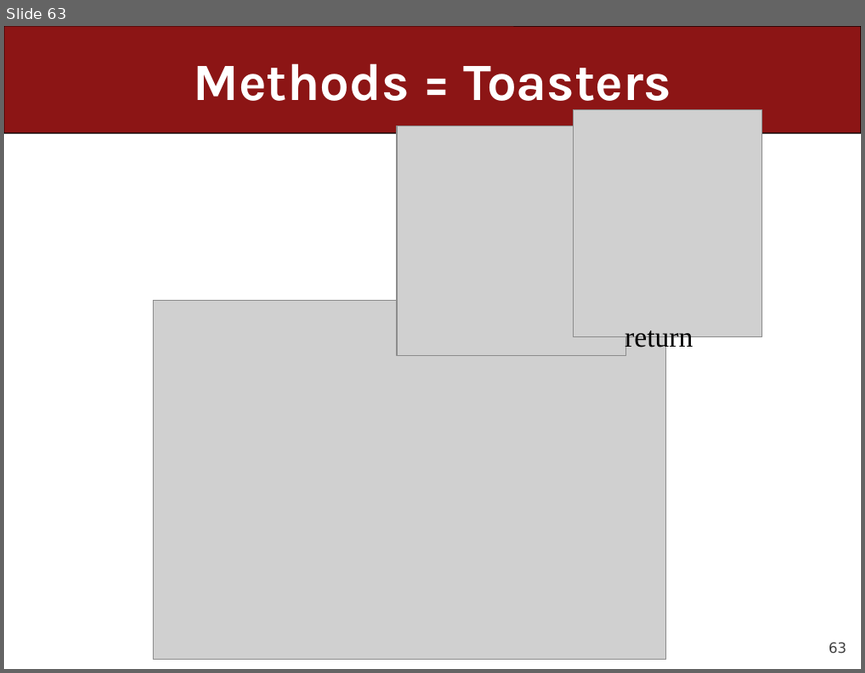
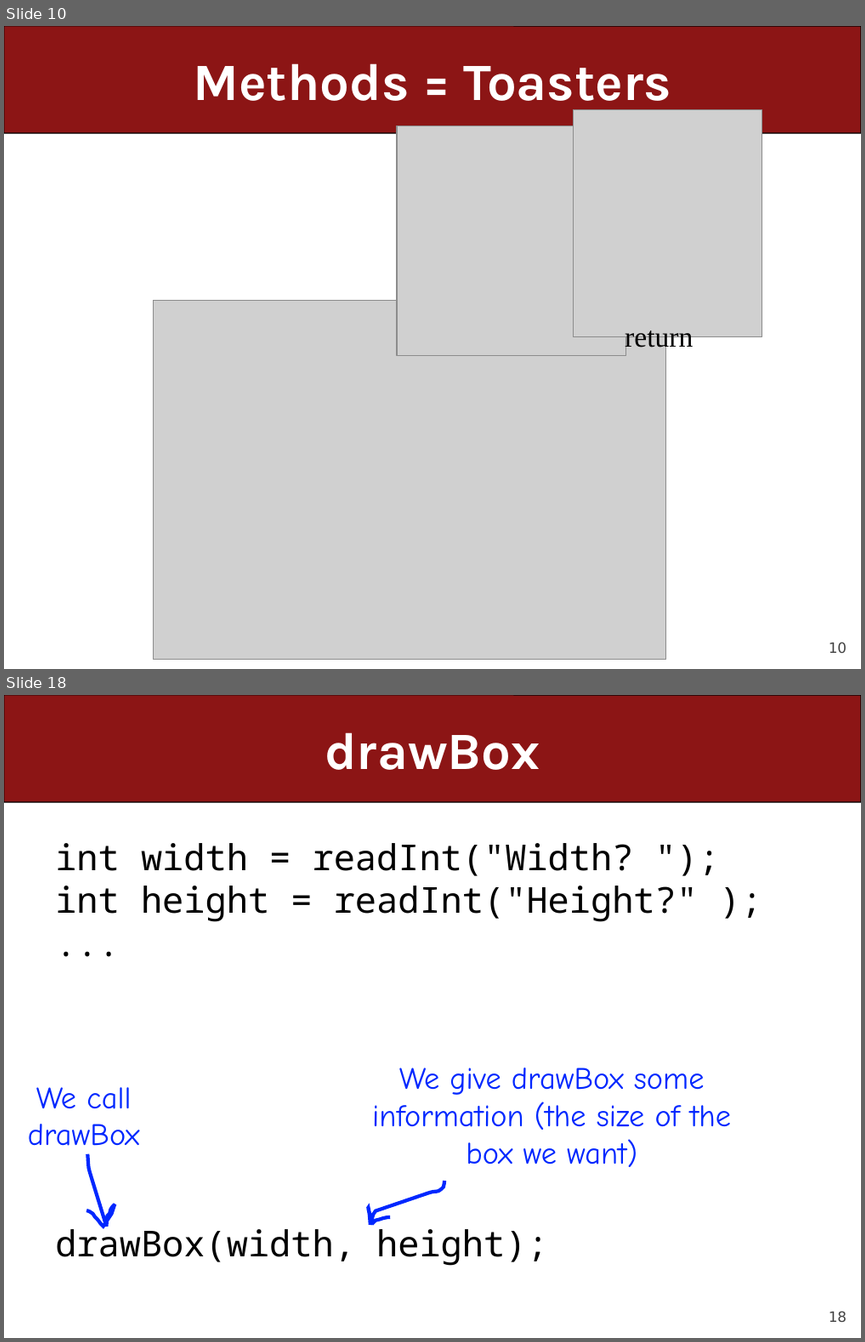
Before and after one commit to ckincaid17/cs106a-summer-2018, a slide deck: WWW/lectures/Lecture8/Lecture8.pptx. Shown one above the other, each under a label of ours: slide 63 before the commit, slides 10 and 18 after it; the slides between them are not shown. The pictures are 865x673 and 865x1342 pixels, drawn with LibreOffice and Linux fonts; fonts in the diff are those of the drawing; grey boxes stand for pictures. Boxes give left, top, right and bottom in pixels: in the first picture for what was removed or moved away, otherwise in the second. Text is boxed around its words. In the diff, an @@ line names an element or a change of style, - is before the commit and + after.

```diff
--- a/WWW/lectures/Lecture8/Lecture8.pptx
+++ b/WWW/lectures/Lecture8/Lecture8.pptx
@@ slide 18 added at (x1=4, y1=695, x2=861, y2=1338), background #FFFFFF; not listed: 2 template elements that a slide beside it also shows @@
@@ title added at (x1=324, y1=732, x2=540, y2=770), 44 pt, text #FFFFFF, bold @@
+drawBox
@@ text added at (x1=55, y1=843, x2=698, y2=1265), 30 pt, text #000000 @@
+int width = readInt("Width? ");
+int height = readInt("Height?" );
+...
+drawBox(width, height);
@@ text added at (x1=372, y1=1067, x2=731, y2=1167), 26 pt, text #0027FF @@
+We give drawBox some information (the size of the box we want)
@@ text added at (x1=28, y1=1087, x2=140, y2=1155), 26 pt, text #0027FF @@
+We call drawBox
@@ freeform shape added at (x1=86, y1=1153, x2=114, y2=1225), outline #0027FF 3 pt @@
@@ freeform shape added at (x1=368, y1=1180, x2=444, y2=1224), outline #0027FF 3 pt @@
@@ what was slide 63 is now slide 10 @@
@@ page number at (x1=828, y1=641, x2=846, y2=652): text changed @@
-63
+10
```
Also in this commit, not shown: 6 slides changed, 16 other slides added, 23 slides removed, 1 other file.
